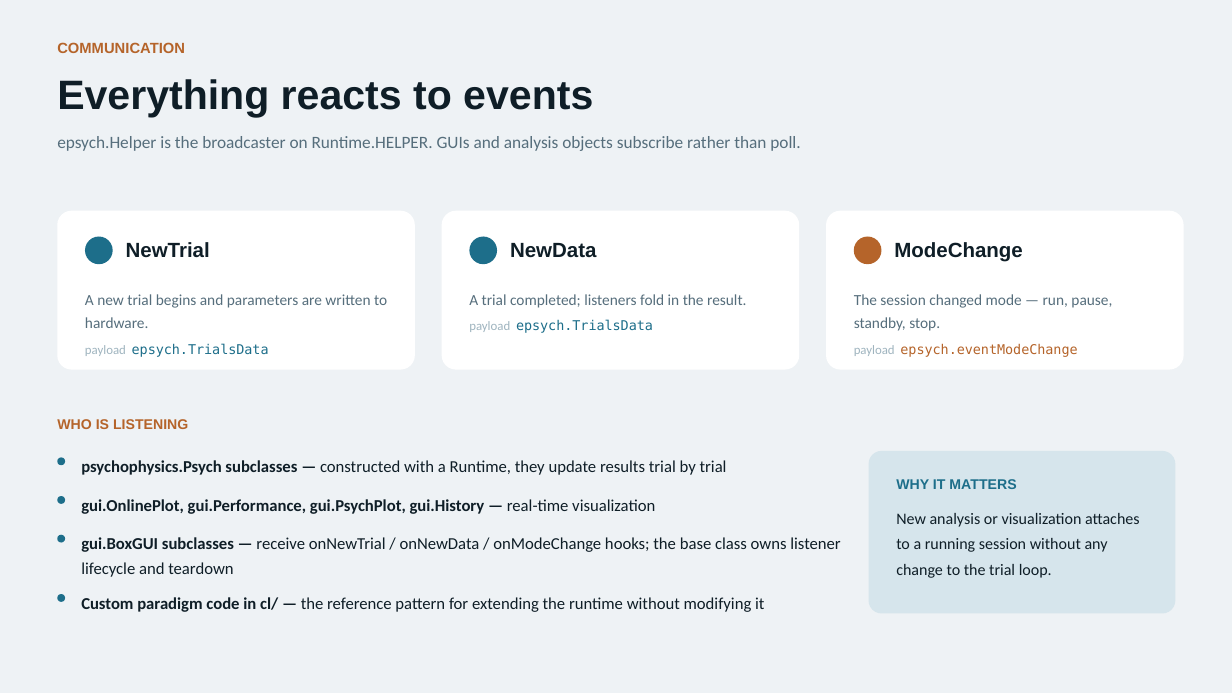
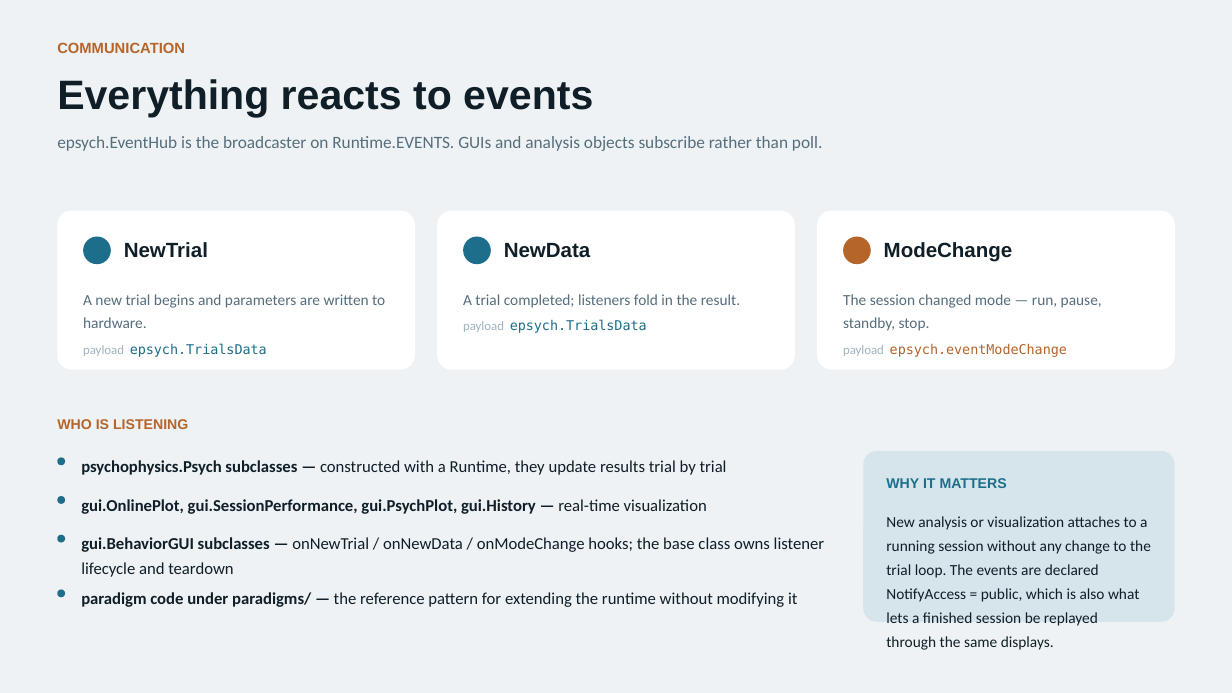
Before and after one commit to dstolz/epsych2, a slide deck: slide 10 of documentation/overviews/EPsych2_Overview.pptx (slide 7 before the commit). Drawn at 1232x693 pixels with LibreOffice and Linux fonts; fonts in the diff are those of the drawing. Boxes give left, top, right and bottom in pixels: in the first picture for what was removed or moved away, otherwise in the second. Text is boxed around its words. In the diff, an @@ line names an element or a change of style, - is before the commit and + after.

```diff
--- a/documentation/overviews/EPsych2_Overview.pptx
+++ b/documentation/overviews/EPsych2_Overview.pptx
@@ text at [57,136,822,151]: text changed @@
-epsych.Helper is the broadcaster on Runtime.HELPER. GUIs and analysis objects subscribe rather than poll.
+epsych.EventHub is the broadcaster on Runtime.EVENTS. GUIs and analysis objects subscribe rather than poll.
@@ 2 texts, 1 rounded rectangle, 1 ellipse: place and size @@
-2 texts, 1 rounded rectangle, 1 ellipse at [442,211,799,370]
+2 texts, 1 rounded rectangle, 1 ellipse at [437,211,795,370]
@@ 2 texts, 1 rounded rectangle, 1 ellipse: place and size @@
-2 texts, 1 rounded rectangle, 1 ellipse at [826,211,1184,370]
+2 texts, 1 rounded rectangle, 1 ellipse at [817,211,1175,370]
@@ rounded rectangle: place and size @@
-rounded rectangle at [869,451,1176,614]
+rounded rectangle at [863,451,1175,622]
@@ text "WHY IT MATTERS": place and size @@
-text "WHY IT MATTERS" at [896,479,1140,578]
+text "WHY IT MATTERS" at [886,478,1007,488]
@@ text "WHY IT MATTERS" at [886,478,1007,488]: less space between paragraphs @@
@@ text at [81,499,707,514]: text changed @@
-gui.OnlinePlot, gui.Performance, gui.PsychPlot, gui.History — real-time visualization
+gui.OnlinePlot, gui.SessionPerformance, gui.PsychPlot, gui.History — real-time visualization
@@ text at [81,537,824,577]: text changed @@
-gui.BoxGUI subclasses — receive onNewTrial / onNewData / onModeChange hooks; the base class owns listener lifecycle and teardown
+gui.BehaviorGUI subclasses — onNewTrial / onNewData / onModeChange hooks; the base class owns listener lifecycle and teardown
@@ text added at [886,516,1151,650], 12 pt, text #0F1E27 @@
+New analysis or visualization attaches to a running session without any change to the trial loop. The events are declared NotifyAccess = public, which is also what lets a finished session be replayed through the same displays.
@@ text at [896,513,1140,578]: paragraph removed @@
-New analysis or visualization attaches to a running session without any change to the trial loop.
@@ ellipse: place and size @@
-ellipse at [57,594,66,603]
+ellipse at [57,590,66,598]
@@ text at [81,592,797,607]: text changed @@
-Custom paradigm code in cl/ — the reference pattern for extending the runtime without modifying it
+paradigm code under paradigms/ — the reference pattern for extending the runtime without modifying it
```
Also in this commit, not shown: 12 other slides changed, 7 slides added.
